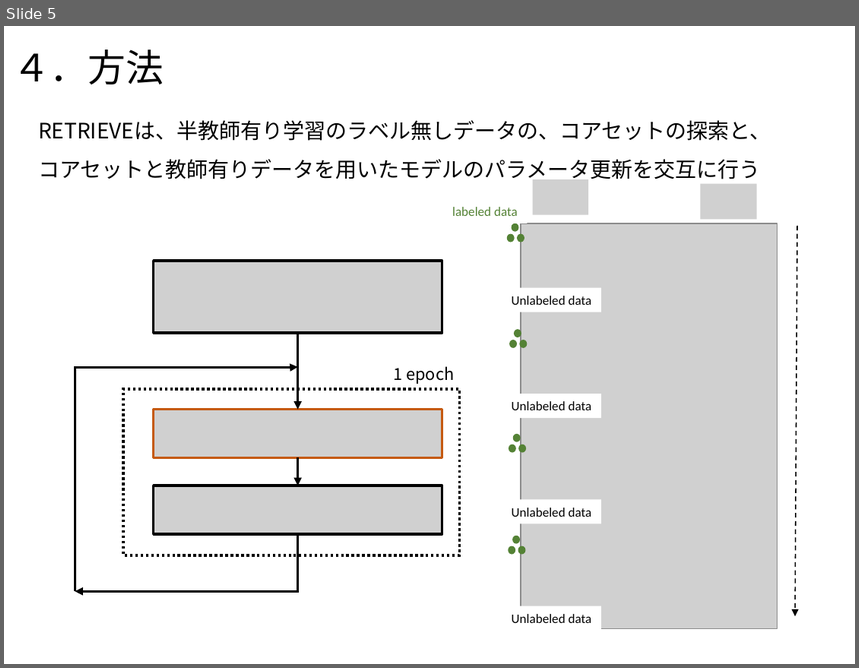
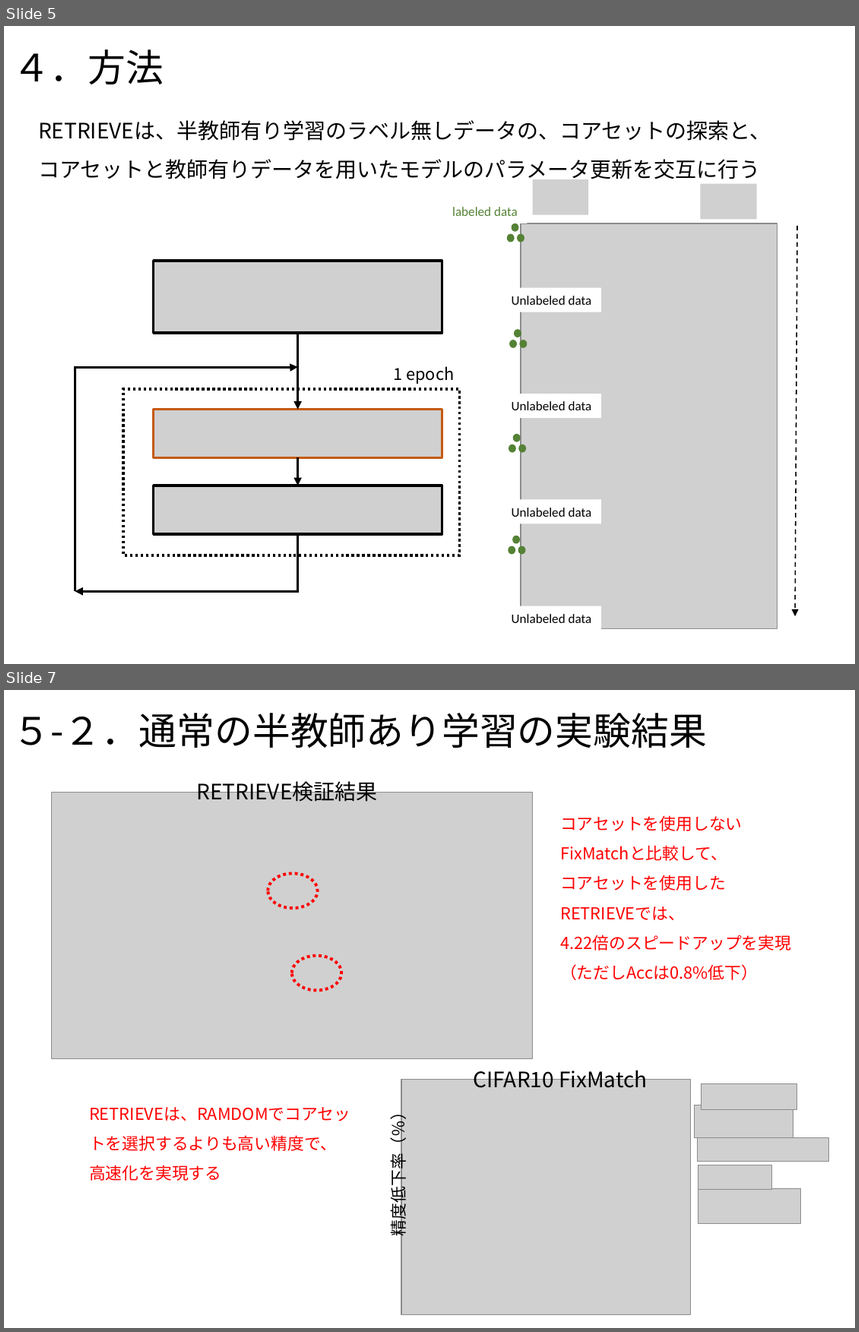
Before and after one commit to chatanisota/outwork-sc, a slide deck: RETRIEVE.pptx. Shown one above the other, each under a label of ours: slide 5 before the commit, slides 5 and 7 after it; the slides between them are not shown. The pictures are 859x668 and 859x1332 pixels, drawn with LibreOffice and Linux fonts; fonts in the diff are those of the drawing; grey boxes stand for pictures. Boxes give left, top, right and bottom in pixels: in the first picture for what was removed or moved away, otherwise in the second. Text is boxed around its words. In the diff, an @@ line names an element or a change of style, - is before the commit and + after.

```diff
--- a/RETRIEVE.pptx
+++ b/RETRIEVE.pptx
@@ slide 7 added at [4,690,855,1328], background #FFFFFF @@
@@ title added at [12,713,707,748], 32 pt, text #000000 @@
+５-２．通常の半教師あり学習の実験結果
@@ text added at [196,778,377,802], 18 pt, text #000000 @@
+RETRIEVE検証結果
@@ picture added at [52,792,533,1059] @@
@@ text added at [560,815,791,980], 14 pt, text #FF0000 @@
+コアセットを使用しない
+FixMatchと比較して、
+コアセットを使用した
+RETRIEVEでは、
+4.22倍のスピードアップを実現（ただしAccは0.8%低下）
@@ ellipse added at [268,874,317,909], outline #FF0000 2.5 pt dashed @@
@@ ellipse added at [292,955,341,990], outline #FF0000 2.5 pt dashed @@
@@ text added at [474,1066,648,1088], 18 pt, text #000000 @@
+CIFAR10 FixMatch
@@ picture added at [401,1079,691,1315] @@
@@ group added at [694,1084,829,1224]: 5 pictures @@
@@ text added at [89,1107,351,1181], 14 pt, text #FF0000 @@
+RETRIEVEは、RAMDOMでコアセットを選択するよりも高い精度で、高速化を実現する
@@ text added at [386,1117,411,1233], 14 pt, text #000000 @@
+精度低下率（％）
```
Also in this commit, not shown: 3 slides changed, 3 other slides added, 4 slides removed.
